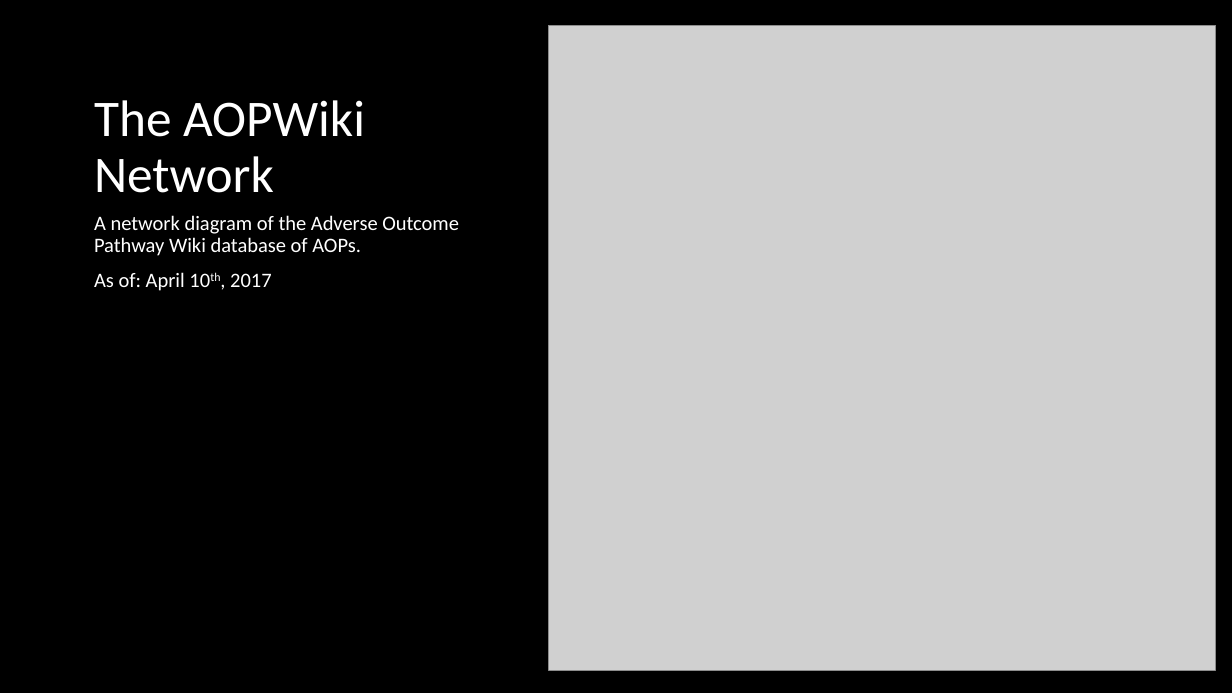
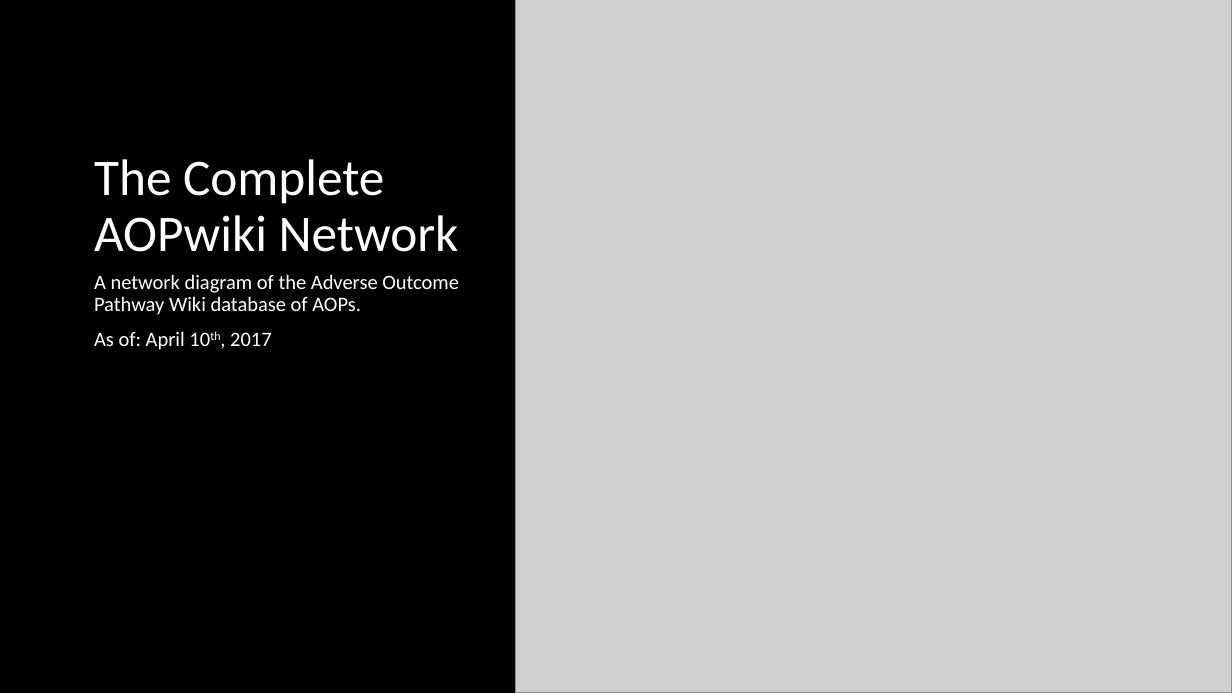
Before and after one commit to npollesch/AOPWiki, a slide deck: slide 2 of AOPwiki_analysis_ccs.pptx. Drawn at 1232x693 pixels with LibreOffice and Linux fonts; fonts in the diff are those of the drawing; grey boxes stand for pictures. Boxes give left, top, right and bottom in pixels: in the first picture for what was removed or moved away, otherwise in the second. Text is boxed around its words. In the diff, an @@ line names an element or a change of style, - is before the commit and + after.

```diff
--- a/AOPwiki_analysis_ccs.pptx
+++ b/AOPwiki_analysis_ccs.pptx
@@ picture: place and size @@
-picture at [549, 25, 1216, 670]
+picture at [516, 0, 1232, 693]
@@ title at [94, 159, 459, 252]: text changed @@
-The AOPWiki Network
+The Complete AOPwiki Network
@@ text "A network diagram of the ...": place and size @@
-text "A network diagram of the ..." at [94, 215, 459, 291]
+text "A network diagram of the ..." at [94, 274, 459, 350]
```
Also in this commit, not shown: 3 other slides changed, 1 slide added, 2 other files.
